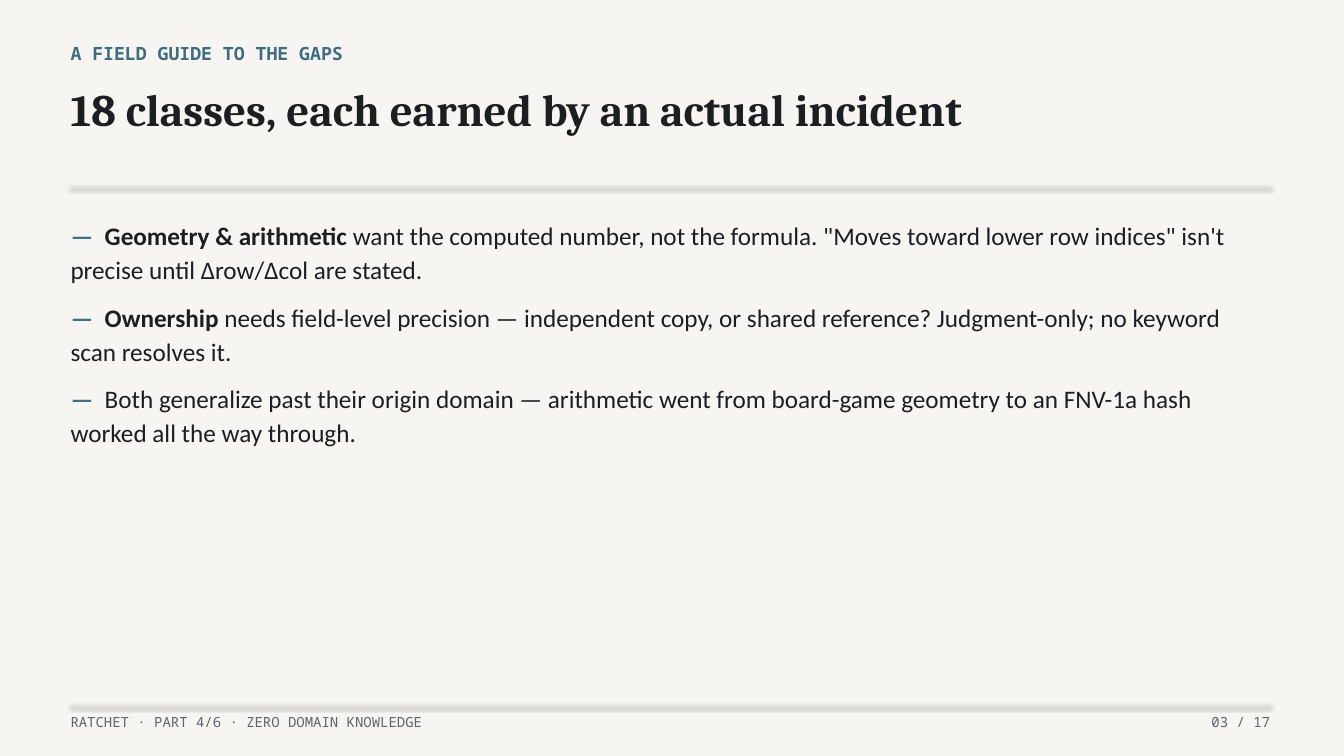
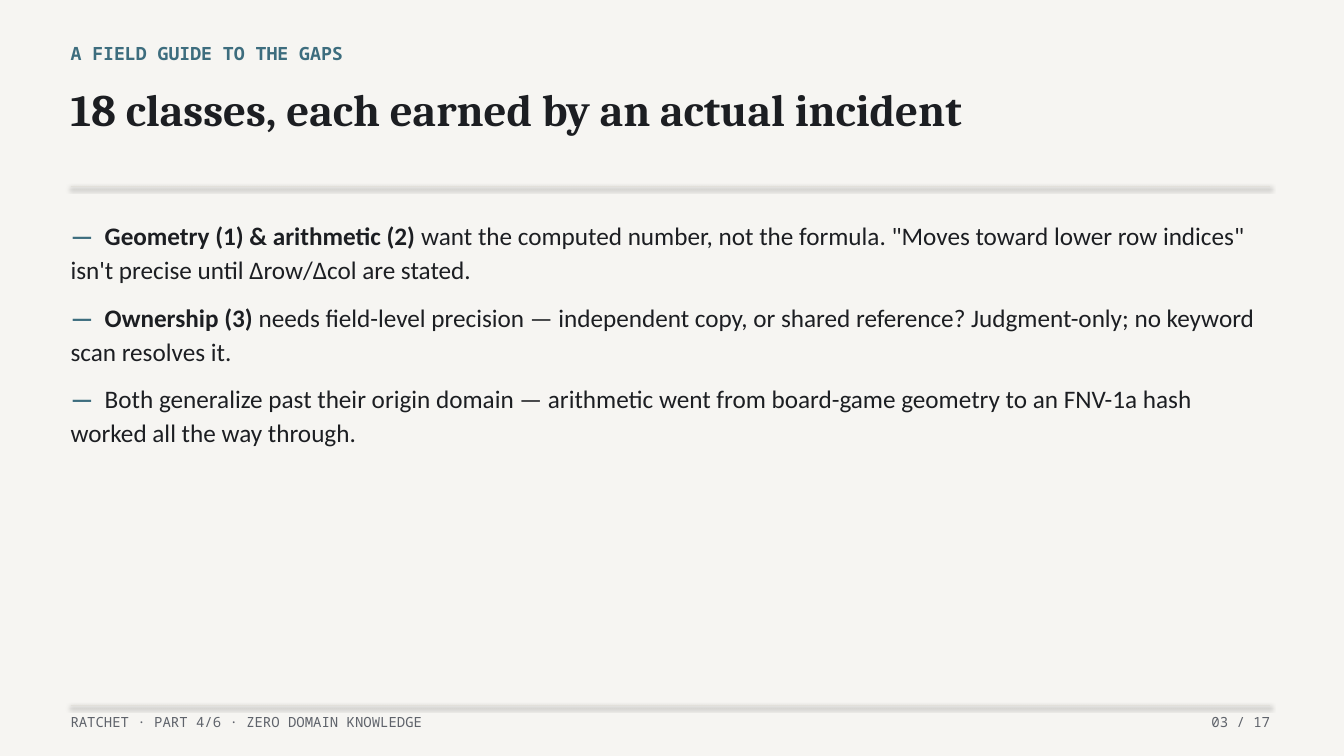
Before and after one commit to lehmann314159/ratchet, a slide deck: slide 3 of writing/decks/04-write-for-zero-domain-knowledge.pptx. Drawn at 1344x756 pixels with LibreOffice and Linux fonts; fonts in the diff are those of the drawing. Boxes give left, top, right and bottom in pixels: in the first picture for what was removed or moved away, otherwise in the second. Text is boxed around its words. In the diff, an @@ line names an element or a change of style, - is before the commit and + after.

```diff
--- a/writing/decks/04-write-for-zero-domain-knowledge.pptx
+++ b/writing/decks/04-write-for-zero-domain-knowledge.pptx
@@ text at [71, 226, 1254, 361]: text changed @@
-— Geometry & arithmetic want the computed number, not the formula. "Moves toward lower row indices" isn't precise until Δrow/Δcol are stated.
-— Ownership needs field-level precision — independent copy, or shared reference? Judgment-only; no keyword scan resolves it.
+— Geometry (1) & arithmetic (2) want the computed number, not the formula. "Moves toward lower row indices" isn't precise until Δrow/Δcol are stated.
+— Ownership (3) needs field-level precision — independent copy, or shared reference? Judgment-only; no keyword scan resolves it.
```
Also in this commit, not shown: 4 other slides changed, 4 other files.
